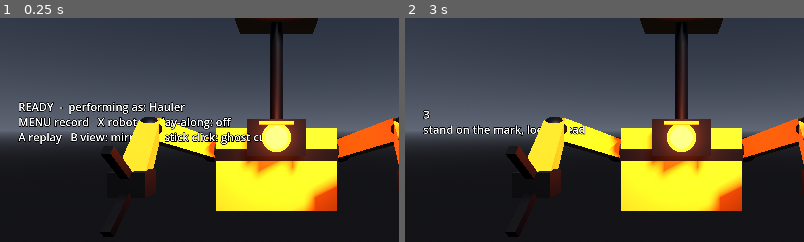
Above: before the commit, frames 1-2 (left to right).
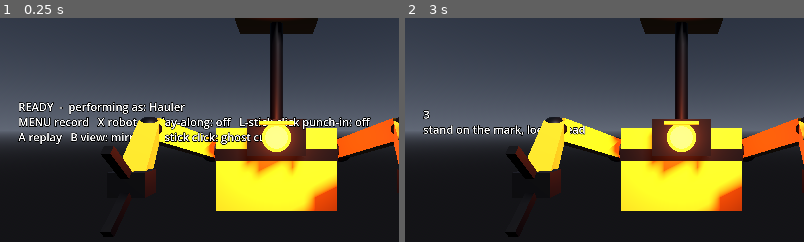
Above: after the commit, the same moments.

Repository: gonkhub/corkLabs
Game: Godot game, scene res://recorder/recorder.tscn
The game is run twice, just before and just after one commit, with the same random seed, the same clock (stepped at 60 frames per second) and the same inputs.
Inputs (mouse positions are % of the whole screen's width and height, from its top left):
- Up to frame 1 (0.25 s): no input
- Up to frame 2 (3 s): tap Enter at 0.5, 2 s; move the mouse to (72, 45) at 0.52 s; hold Right 0.53-1.25 s; tap Tab at 0.6 s; click (72, 45) at 0.67 s; tap Space at 0.77, 1.25, 2.75 s; drag from (30, 55) to (45, 70) at 1.27 s; move the mouse to (60, 28) at 2.02 s; hold Right 2.03-2.75 s; tap 2 at 2.1 s; drag from (45, 70) to (20, 35) at 2.77 s
The pictures show only the part of the screen within x 15-65%, y 25-75%; the shares and areas given below are measured in that part.

The runs differ from the first frame. In frame 1, 1.2% of the frame differs, in the area x 7-93%, y 44-57%; in frame 2, nothing differs.

Commit message:
Punch-in and comping: re-perform one part (arm/head/face) over an old take in VR; TakeComp merges it
Co-Authored-By: Claude Opus 5.5 <noreply@anthropic.com>

Diff:
--- /dev/null
+++ b/pipeline/take_comp.gd
@@ -0,0 +1,76 @@
+# Comping: build a take from parts of two takes, like comping vocal takes
+# in a DAW. Channel groups:
+#   head   the head pose (body/core/neck/eye follow it)
+#   left   left hand pose + left trigger/grip
+#   right  right hand pose + right trigger/grip
+#   face   both sticks + all face buttons (eye look, lid, lens, blink, flash)
+#
+# The punch-in recorder uses this: re-perform just the right arm while the
+# rest of the old take plays, then comp the new arm into the old take.
+class_name TakeComp
+extends RefCounted
+
+const GROUPS := ["head", "left", "right", "face"]
+
+
+# A copy of `base` with `groups` taken from `overlay` between start and end
+# (seconds on base's timeline), faded in/out over `fade` seconds.
+# overlay time = base time - offset.
+static func comp(base: PerformanceTake, overlay: PerformanceTake, groups: PackedStringArray,
+		start := 0.0, end := -1.0, fade := 0.3, offset := 0.0, rate := 90.0) -> PerformanceTake:
+	if end < 0.0:
+		end = offset + overlay.duration()
+	var out := PerformanceTake.new()
+	out.created = base.created
+	out.robot_id = base.robot_id
+	out.clip_name = base.clip_name
+	out.eye_height = base.eye_height
+	out.recipe = base.recipe
+	out.overdub_of = base.overdub_of
+	out.note = ("%s\n" % base.note if base.note else "") + "comp: %s from another take, %.2f-%.2f s" % [",".join(groups), start, end]
+	var count := int(floor(base.duration() * rate)) + 1
+	for i in count:
+		var t := i / rate
+		var f := base.sample(t)
+		var w := _weight(t, start, end, fade)
+		if w > 0.0:
+			f = merge(f, overlay.sample(t - offset), groups, w)
+		out.append(t, f)
+	return out
+
+
+# `base` with the given groups blended toward `over` by w (0..1).
+static func merge(base: PerformanceFrame, over: PerformanceFrame, groups: PackedStringArray, w := 1.0) -> PerformanceFrame:
+	var f := base.duplicate_frame()
+	var mix := PerformanceFrame.blend(base, over, w)
+	var switch_src := over if w >= 0.5 else base
+	for g in groups:
+		match g:
+			"head":
+				f.head = mix.head
+			"left":
+				f.left = mix.left
+				f.left_trigger = mix.left_trigger
+				f.left_grip = mix.left_grip
+				f.left_confidence = switch_src.left_confidence
+			"right":
+				f.right = mix.right
+				f.right_trigger = mix.right_trigger
+				f.right_grip = mix.right_grip
+				f.right_confidence = switch_src.right_confidence
+			"face":
+				f.left_stick = mix.left_stick
+				f.right_stick = mix.right_stick
+				f.left_buttons = switch_src.left_buttons
+				f.right_buttons = switch_src.right_buttons
+	return f
+
+
+static func _weight(t: float, start: float, end: float, fade: float) -> float:
+	if t < start or t > end:
+		return 0.0
+	if fade <= 0.0:
+		return 1.0
+	var w := minf((t - start) / fade, (end - t) / fade)
+	w = clampf(w, 0.0, 1.0)
+	return w * w * (3.0 - 2.0 * w)
--- a/recorder/recorder.gd
+++ b/recorder/recorder.gd
@@ -12,6 +12,10 @@
 #   Right A          replay the last take on the robot / back to live mirror
 #   Right B          robot view: mirror (facing you) <-> behind (facing away)
 #   Right stick in   show/hide the cyan ghost cubes (raw recording)
+#   Left stick in    punch-in mode: off -> right arm -> left arm -> head -> face.
+#                    While punching, the last take plays on the robot and you
+#                    re-perform ONLY that part; the result is comped into a
+#                    new take (the old one is kept).
 #   Space (keyboard) same as MENU, for testing at the desk
 #
 # Takes save to res://takes/. When a robot is chosen, each take is also
@@ -62,6 +66,13 @@
 var ghost_time := 0.0
 var ghost_cubes_visible := true
 var status_line := ""
+
+# Punch-in.
+const PUNCH_MODES := ["", "right", "left", "head", "face"]
+var punch_index := 0
+var punch_base: PerformanceTake        # raw take being punched into
+var punch_base_path := ""
+var punch_preview: PerformanceTake     # cleaned, for the live preview
 
 # Play-along.
 var play_along := false
@@ -138,6 +149,12 @@
 	elif button_name == "by_button":
 		play_along = not play_along
 		_setup_play_along()
+	elif button_name == "primary_click":
+		punch_index = (punch_index + 1) % PUNCH_MODES.size()
+
+
+func _punch_group() -> String:
+	return PUNCH_MODES[punch_index]
 
 
 func _on_right_button(button_name: String) -> void:
@@ -173,6 +190,7 @@
 			height_samples.clear()
 			ghost.visible = false
 			_setup_play_along()
+			_setup_punch()
 			_beep(beep_tick)
 		State.COUNTDOWN:
 			state = State.IDLE
@@ -219,7 +237,28 @@
 	if robot == null:
 		return
 	var f := smoother.smooth(live, delta)
+	# Punch-in: the old take drives everything except the part you're redoing.
+	if punch_base and state != State.IDLE:
+		var t := 0.0
+		if state == State.RECORDING:
+			t = (Time.get_ticks_usec() - record_start_usec) / 1_000_000.0
+		f = TakeComp.merge(punch_preview.sample(t), f, PackedStringArray([_punch_group()]))
 	robot.drive(f.mirrored() if mirror_view else f, delta)
+
+
+# Punch-in needs a previous take for the same robot.
+func _setup_punch() -> void:
+	punch_base = null
+	punch_preview = null
+	punch_base_path = ""
+	if _punch_group().is_empty():
+		return
+	if last_take == null or last_take.robot_id != _robot_id():
+		status_line = "punch-in needs a previous take for this robot - recording normally"
+		return
+	punch_base = last_take
+	punch_base_path = last_take_path
+	punch_preview = last_clean if last_clean else TakeCleanup.run(last_take).take
 
 
 func _start_replay() -> void:
@@ -294,11 +333,25 @@
 	if take.frame_count() < 2:
 		return
 	var path := TakeStore.new_path()
+	if punch_base:
+		# The raw punch recording is only a source for the comp: no robot, so
+		# "Bake all" skips it. Kept on disk in case you want to re-comp.
+		take.robot_id = ""
+		take.note = "punch-in source (%s) for %s" % [_punch_group(), punch_base_path.get_file()]
 	var err := TakeStore.save(take, path)
 	if err != OK:
 		status_line = "COULD NOT SAVE (error %d)" % err
 		push_error("Could not save take to %s (error %d)" % [path, err])
 		return
+	if punch_base:
+		var comp := TakeComp.comp(punch_base, take, PackedStringArray([_punch_group()]), 0.0, take.duration())
+		comp.created = take.created
+		comp.overdub_of = PackedStringArray([punch_base_path, path])
+		var comp_path := path.get_basename() + "_punch_%s.res" % _punch_group()
+		TakeStore.save(comp, comp_path)
+		take = comp
+		path = comp_path
+		punch_base = null
 	last_take = take
 	last_take_path = path
 	last_clean = TakeCleanup.run(take).take
@@ -366,11 +419,13 @@
 			hud.text = "%d\nstand on the mark, look ahead" % ceili(countdown)
 		State.RECORDING:
 			var t := (Time.get_ticks_usec() - record_start_usec) / 1_000_000.0
-			hud.text = "[REC]  %.1f s   %s\nleft MENU to stop" % [t, robot_name]
+			var punch := "   PUNCH-IN: %s only" % _punch_group().to_upper() if punch_base else ""
+			hud.text = "[REC]  %.1f s   %s%s\nleft MENU to stop" % [t, robot_name, punch]
 		State.IDLE:
 			var lines := PackedStringArray()
 			lines.append("READY  -  performing as: %s" % robot_name)
-			lines.append("MENU record   X robot   Y play-along: %s" % ("ON" if play_along else "off"))
+			lines.append("MENU record   X robot   Y play-along: %s   L-stick click punch-in: %s" % [
+				"ON" if play_along else "off", _punch_group().to_upper() if _punch_group() else "off"])
 			lines.append("A %s   B view: %s   R-stick click: ghost cubes" % [
 				"back to live" if replay else "replay", "mirror" if mirror_view else "behind"])
 			if last_take:
--- /dev/null
+++ b/tests/test_comp.gd
@@ -0,0 +1,41 @@
+# Checks take comping (punch-in).
+extends SceneTree
+
+var failures := 0
+
+
+func _init() -> void:
+	var base := FakePerformance.build(FakePerformance.idle, 6.0)
+	var over := FakePerformance.build(FakePerformance.wave, 3.0)
+	var out := TakeComp.comp(base, over, PackedStringArray(["left", "face"]), 1.0, 3.5, 0.2, 1.0)
+
+	_check(absf(out.duration() - base.duration()) < 0.02, "comp keeps the base length (%.2f s)" % out.duration())
+	# Before the punch: all base.
+	var f := out.sample(0.5)
+	_check(f.left.origin.distance_to(base.sample(0.5).left.origin) < 0.002, "before punch-in = base")
+	# Inside: left hand + face from the overlay (offset by 1 s), head still base.
+	f = out.sample(2.0)
+	var o := over.sample(1.0)
+	_check(f.left.origin.distance_to(o.left.origin) < 0.002, "inside: left hand from the new take")
+	_check(f.right_stick.distance_to(o.right_stick) < 0.01, "inside: face from the new take")
+	_check(f.head.origin.distance_to(base.sample(2.0).head.origin) < 0.002, "inside: head still from the base take")
+	# Crossfade is smooth: no jump bigger than a few mm between frames.
+	var worst := 0.0
+	for i in range(1, out.frame_count()):
+		var a := out.sample(out.sample_times[i - 1]).left.origin
+		var b := out.sample(out.sample_times[i]).left.origin
+		worst = maxf(worst, a.distance_to(b))
+	# Compare with the fastest the source motion itself moves per frame.
+	var natural := 0.0
+	for src in [base, over]:
+		for i in range(1, src.frame_count()):
+			natural = maxf(natural, src.sample(src.sample_times[i - 1]).left.origin.distance_to(src.sample(src.sample_times[i]).left.origin))
+	_check(worst < natural * 1.5 + 0.01, "no pops at the punch points (largest step %.4f m; source motion's largest %.4f m)" % [worst, natural])
+	print("ALL PASSED" if failures == 0 else "%d FAILED" % failures)
+	quit(failures)
+
+
+func _check(ok: bool, what: String) -> void:
+	print(("PASS  " if ok else "FAIL  ") + what)
+	if not ok:
+		failures += 1
--- a/tests/test_recorder.gd
+++ b/tests/test_recorder.gd
@@ -49,6 +49,40 @@
 	_check(lib != null and lib.has_animation(clip), "take baked into the %s library as %s" % [rec._robot_id(), clip])
 	_check(rec.replay != null, "robot replays the new take")
 
+	# Punch-in: redo just the right arm over the take we just made.
+	var base_path: String = rec.last_take_path
+	rec.play_along = false
+	rec._on_right_button("ax_button")        # back to live
+	rec._on_left_button("primary_click")     # punch mode: right
+	_check(rec._punch_group() == "right", "left stick click selects right-arm punch-in")
+	rec._toggle_recording()
+	while rec.state != rec.State.RECORDING:
+		_pose(rec, t)
+		rec._process(dt)
+		t += dt
+	_check(rec.punch_base != null, "punch-in armed with the previous take")
+	start_ms = Time.get_ticks_msec()
+	while Time.get_ticks_msec() - start_ms < 1000:
+		_pose(rec, t)
+		rec.right_hand.transform.origin.y = 1.6   # hold the right arm up high
+		rec._process(dt)
+		t += dt
+		OS.delay_msec(10)
+	rec._toggle_recording()
+	_check(rec.last_take_path.contains("_punch_right"), "comped take saved (%s)" % rec.last_take_path.get_file())
+	_check(rec.last_take.robot_id == rec._robot_id(), "comped take keeps the robot")
+	var base := TakeStore.load_take(base_path)
+	var comp: PerformanceTake = rec.last_take
+	_check(comp.sample(0.5).right.origin.y > 1.5, "comp has the new right arm")
+	_check(comp.sample(0.5).left.origin.distance_to(base.sample(0.5).left.origin) < 0.001, "comp keeps the old left arm")
+	var raw_punch := TakeStore.load_take(comp.overdub_of[1])
+	_check(raw_punch != null and raw_punch.robot_id.is_empty(), "raw punch recording kept, excluded from Bake all")
+	rec._on_left_button("primary_click")     # punch mode: left
+	rec._on_left_button("primary_click")     # head
+	rec._on_left_button("primary_click")     # face
+	rec._on_left_button("primary_click")     # off
+	_check(rec._punch_group() == "", "punch mode cycles back to off")
+
 	for i in 60:
 		rec._process(dt)
 	rec._on_left_button("ax_button")   # next robot
